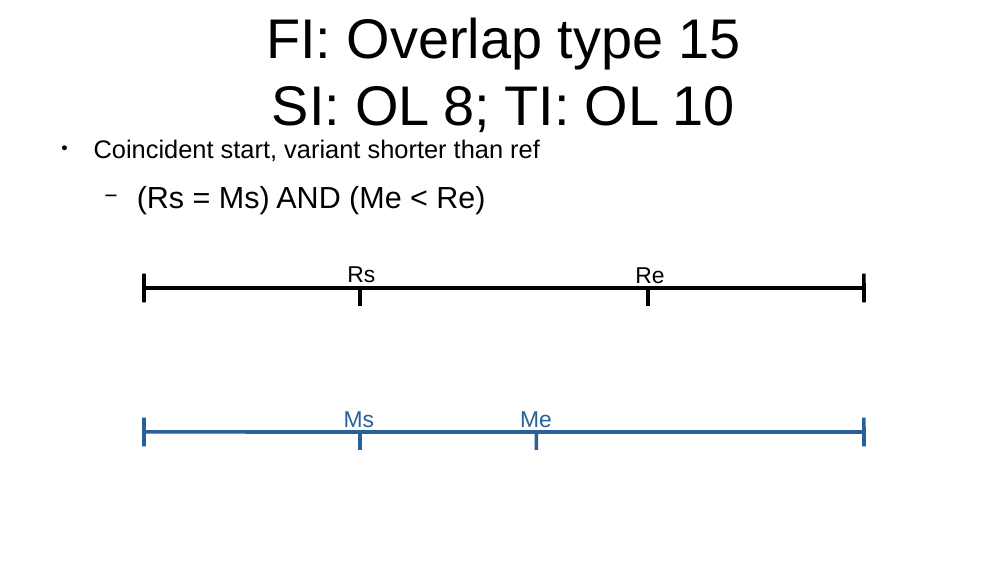
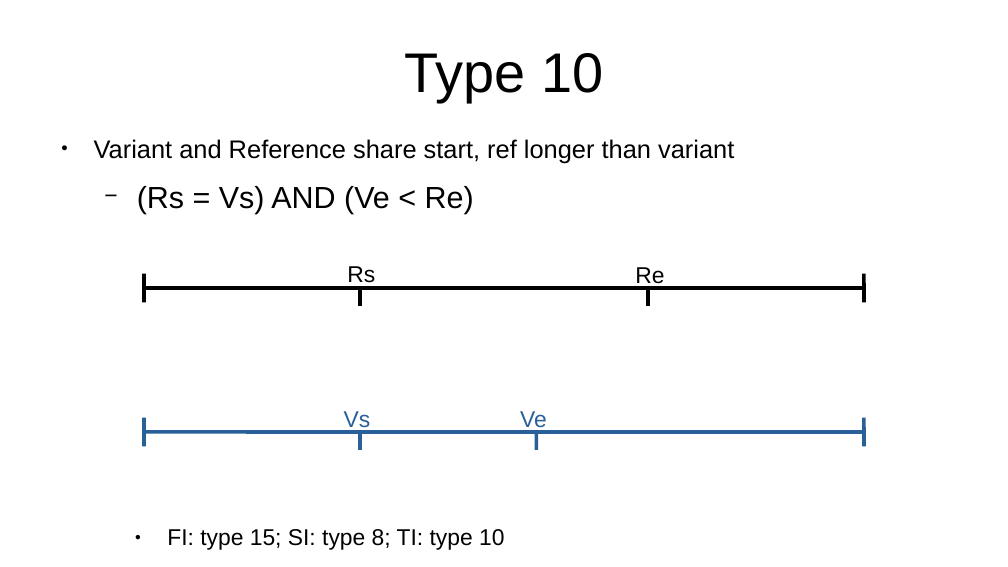
Before and after one commit to Replicon-genetics/rg_exploder_public_documents, a slide deck: slide 18 of Overlap_types_decription.odp (slide 23 before the commit). Drawn at 1008x567 pixels with LibreOffice and Linux fonts; fonts in the diff are those of the drawing. Boxes give left, top, right and bottom in pixels: in the first picture for what was removed or moved away, otherwise in the second. Text is boxed around its words. In the diff, an @@ line names an element or a change of style, - is before the commit and + after.

Commit message:
Overlap types description
Modified for current implementation, rewording and retaining legacy information

```diff
--- a/Overlap_types_decription.odp
+++ b/Overlap_types_decription.odp
@@ title at (405, 53, 603, 102): text changed @@
-FI: Overlap type 15
-SI: OL 8; TI: OL 10
+Type 10
@@ text at (94, 139, 734, 213): text changed @@
-● Coincident start, variant shorter than ref
-  − (Rs = Ms) AND (Me < Re)
+● Variant and Reference share start, ref longer than variant
+  − (Rs = Vs) AND (Ve < Re)
@@ text at (344, 411, 371, 432): text changed @@
-Ms
+Vs
@@ text at (520, 411, 547, 433): text changed @@
-Me
+Ve
@@ text added at (167, 529, 504, 550), 18 pt, text #000000 @@
+● FI: type 15; SI: type 8; TI: type 10
```
Also in this commit, not shown: 21 other slides changed, 5 slides added, 1 slide removed, 1 other file.
